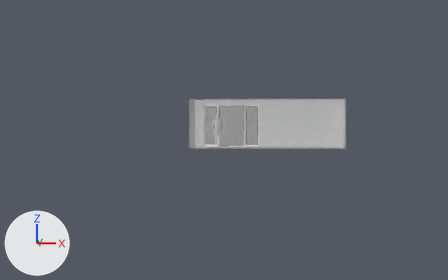
Renders of the Blender file blenderguru-archviz.blend from each side of a commit.
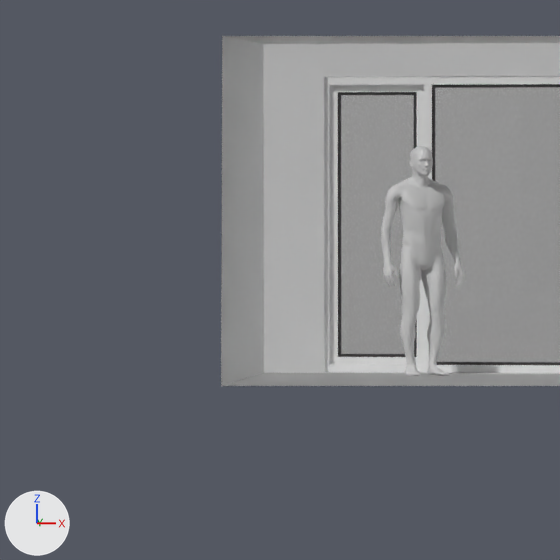
Each version appears first whole from a 50 mm camera at (2.03, -22.78, 1.56) aimed at (-0.31, 0.08, 0.75), and next in a close-up on the part from 35% to 53% of the width and 33% to 62% of the height. Every picture has the same lights, and +X, +Y and +Z are marked at lower left. Everything nearer to the camera than a plane just in front of the edit is cut away.

Names of what the first close-up shows: 'Cube', 'Man', 'Window'.
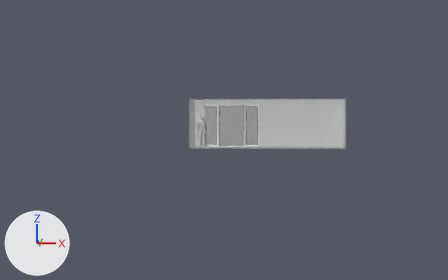
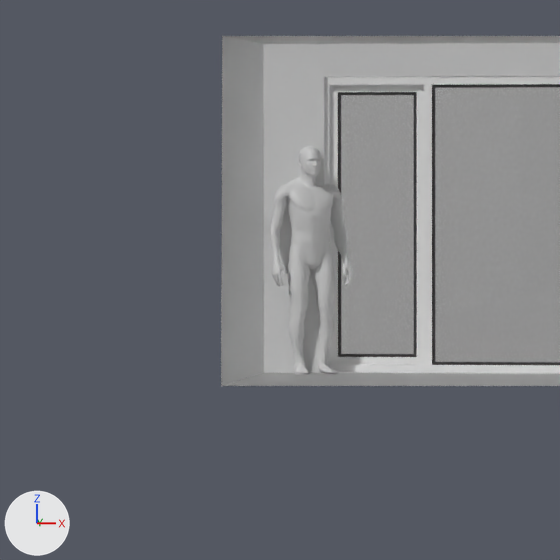
Commit message: Before changing room dimensions

Patch to the scene script:
```diff
--- a/blenderguru-archviz.blend.py
+++ b/blenderguru-archviz.blend.py
@@ ob_man @@
 ob_man = bpy.data.objects.new('Man', me_plane_001)
-ob_man.location = (-1.728, 10.618, 0.0)
+ob_man.location = (-2.623, 10.858, 0.0)
 ob_man.rotation_euler = (0.0, 0.0, 0.517)  # degrees (0, 0, 30)
```

Changed parts and their boxes (x1, y1, x2, y2) in the close-ups (560 x 560 px):
'Man', moved: before (381, 146, 464, 376); after (270, 146, 352, 374)
